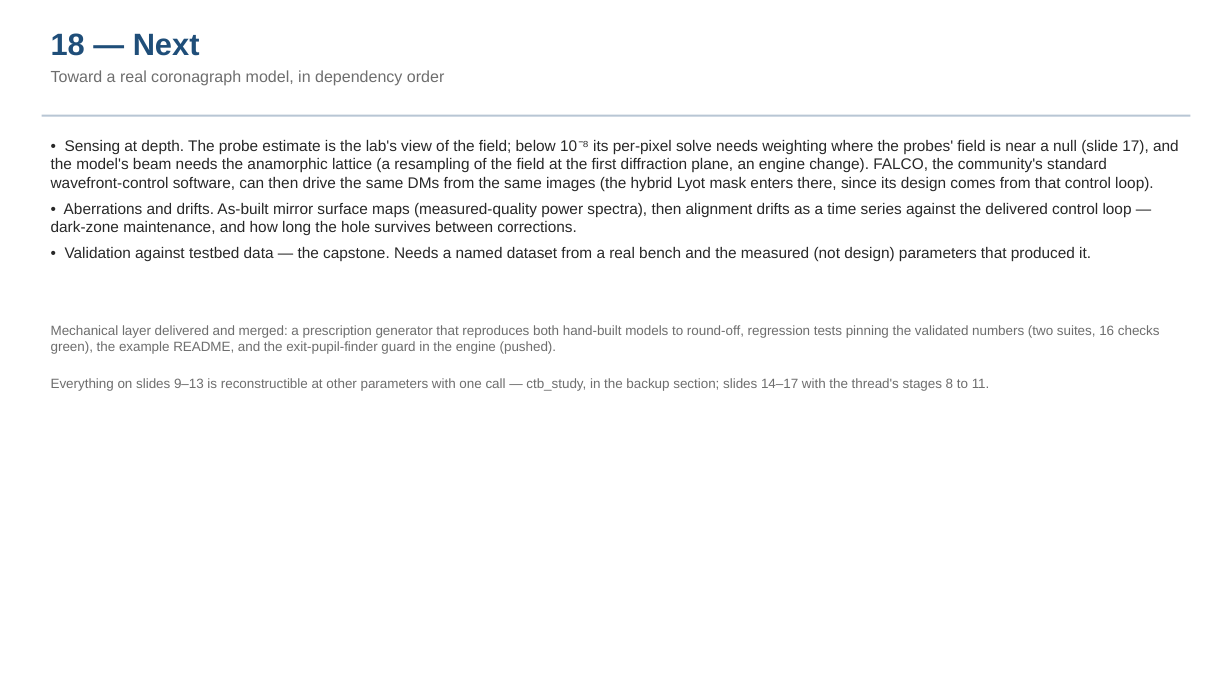
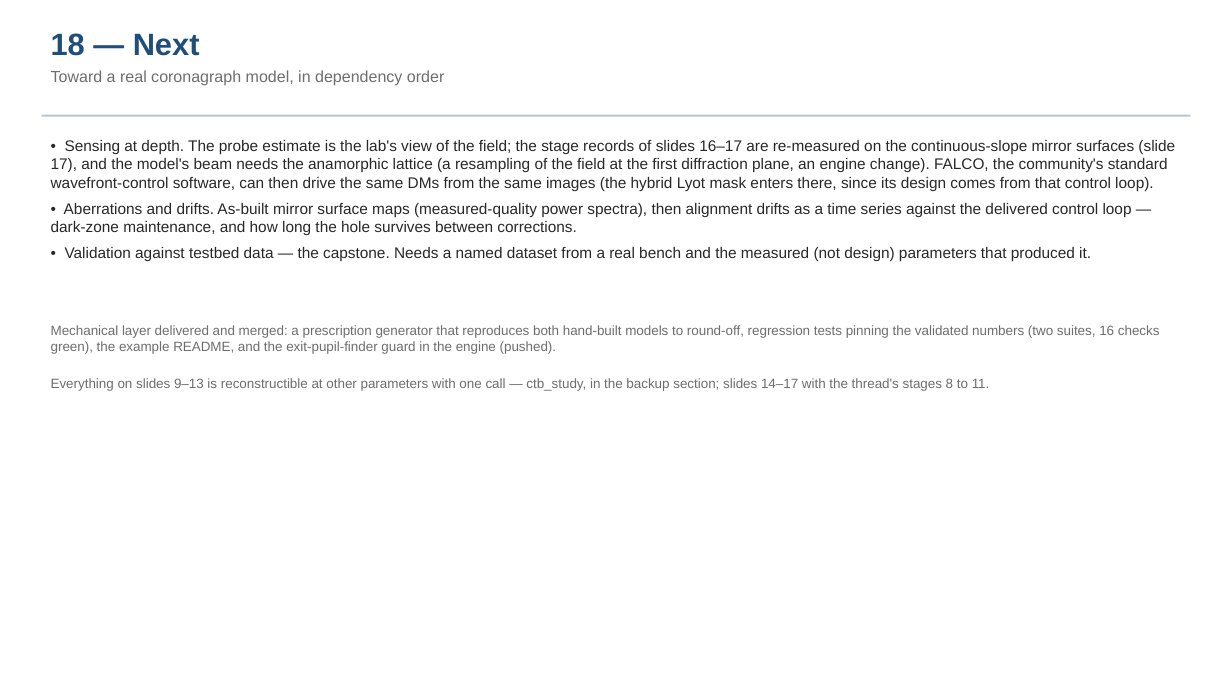
Before and after one commit to nasa-jpl/MACOS_resources, a slide deck: slide 19 of mmacos/templates/30_instruments/bench_ctb/deck_ctb.pptx. Drawn at 1232x693 pixels with LibreOffice and Linux fonts; fonts in the diff are those of the drawing. Boxes give left, top, right and bottom in pixels: in the first picture for what was removed or moved away, otherwise in the second. Text is boxed around its words. In the diff, an @@ line names an element or a change of style, - is before the commit and + after.

```diff
--- a/mmacos/templates/30_instruments/bench_ctb/deck_ctb.pptx
+++ b/mmacos/templates/30_instruments/bench_ctb/deck_ctb.pptx
@@ text at bbox=[51, 140, 1175, 191]: text changed @@
-• Sensing at depth. The probe estimate is the lab's view of the field; below 10⁻⁸ its per-pixel solve needs weighting where the probes' field is near a null (slide 17), and the model's beam needs the anamorphic lattice (a resampling of the field at the first diffraction plane, an engine change). FALCO, the community's standard wavefront-control software, can then drive the same DMs from the same images (the hybrid Lyot mask enters there, since its design comes from that control loop).
+• Sensing at depth. The probe estimate is the lab's view of the field; the stage records of slides 16–17 are re-measured on the continuous-slope mirror surfaces (slide 17), and the model's beam needs the anamorphic lattice (a resampling of the field at the first diffraction plane, an engine change). FALCO, the community's standard wavefront-control software, can then drive the same DMs from the same images (the hybrid Lyot mask enters there, since its design comes from that control loop).
```
Also in this commit, not shown: 1 other slide changed, 1 other file.
